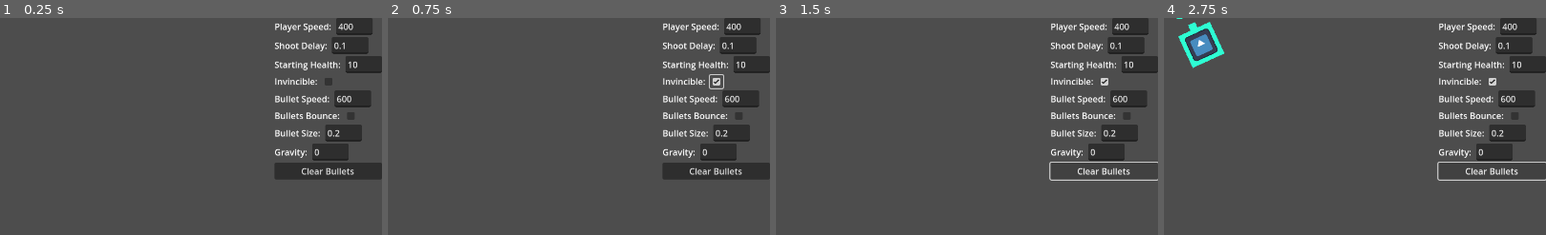
Above: before the commit, frames 1-4 (left to right).
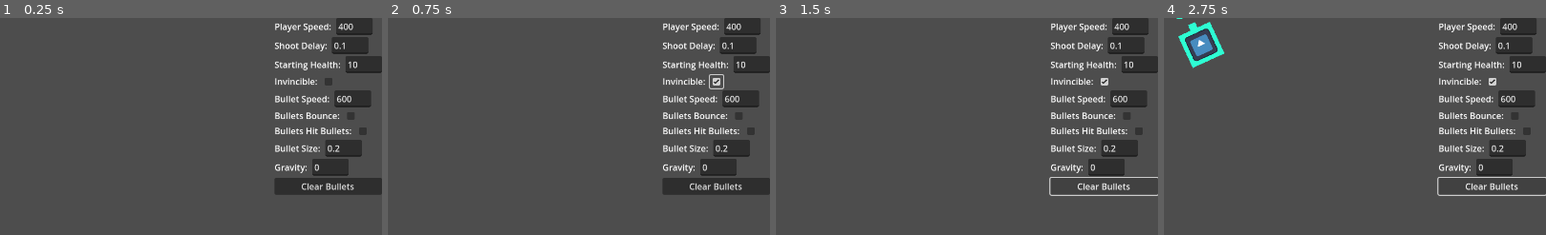
Above: after the commit, the same moments.

Repository: lukemcneil/godot-shooter-game
Game: Godot game, scene res://main.tscn
Same seed, same stepped clock (60 frames per second), same inputs: the game is played once before the commit and once after it. The engine's default icon, where the game draws it, is replaced by a stand-in: a white triangle on a blue panel in a dark square.
Inputs (mouse positions are % of the whole screen's width and height, from its top left):
- Up to frame 1 (0.25 s): no input
- Up to frame 2 (0.75 s): click (93, 15) at 0.5 s
- Up to frame 3 (1.5 s): click "Clear Bullets" at 1.25 s
- Up to frame 4 (2.75 s): tap Enter at 2 s; hold D (move_right) from 2.03 s (still down); tap C (change_color) at 2.1 s
The pictures show only the part of the screen within x 50-100%, y 0-50%; the shares and areas given below are measured in that part.

The runs differ from the first frame. In frame 1, 5.4% of the frame differs, in the area x 72-100%, y 49-82%; in frame 2, 5.4%; in frame 3, 3.4%; in frame 4, 3.4%.

Commit message:
make bullets not collide and smooth rotation

Diff:
--- a/bullet.gd
+++ b/bullet.gd
@@ -2,7 +2,7 @@
 var speed: int
 var player: int
 
-func init(start_position: Vector2, start_rotation: float, color: Color, player_number: int, speed: int, size: float, gravity: float):
+func init(start_position: Vector2, start_rotation: float, color: Color, player_number: int, speed: int, size: float, gravity: float, bullets_hit_bullets: bool):
 	position = start_position
 	rotation = start_rotation
 	var velocity = Vector2(speed, 0.0)
@@ -14,9 +14,26 @@
 		node.scale = Vector2(size, size)
 	gravity_scale = gravity
 	SettingsManager.set_bullets_gravity.connect(set_bullets_gravity)
+	if bullets_hit_bullets:
+		collision_mask = enable_bit(1, collision_mask)
+	else:
+		collision_mask = disable_bit(1, collision_mask)
+	SettingsManager.toggle_bullets_hit_bullets.connect(toggle_bullets_hit_bullets)
+
+func enable_bit(mask: int, index: int) -> int:
+	return mask | (1 << index)
+
+func disable_bit(mask: int, index: int) -> int:
+	return mask & ~(1 << index)
 
 func _on_visible_on_screen_notifier_2d_screen_exited():
 	queue_free()
 
 func set_bullets_gravity(value):
 	gravity_scale = value
+
+func toggle_bullets_hit_bullets(value):
+	if value:
+		collision_mask = enable_bit(1, collision_mask)
+	else:
+		collision_mask = disable_bit(1, collision_mask)
--- a/bullet.tscn
+++ b/bullet.tscn
@@ -12,7 +12,6 @@
 
 [node name="Bullet" type="RigidBody2D" groups=["bullets"]]
 collision_layer = 2
-collision_mask = 3
 physics_material_override = SubResource("PhysicsMaterial_oouwr")
 gravity_scale = 0.0
 script = ExtResource("1_utgbp")
--- a/main.gd
+++ b/main.gd
@@ -49,6 +49,6 @@
 
 func toggle_bullets_bounce(value):
 	if value:
-		$Walls.collision_layer = enable_bit($Walls.collision_layer, 1)
+		$Walls.collision_layer = enable_bit($Walls.collision_layer, 0)
 	else:
-		$Walls.collision_layer = disable_bit($Walls.collision_layer, 1)
+		$Walls.collision_layer = disable_bit($Walls.collision_layer, 0)
--- a/player.gd
+++ b/player.gd
@@ -9,6 +9,7 @@
 var bullet_speed: int
 var bullet_size: float
 var gravity: float
+var bullets_hit_bullets: bool
 var color: Color
 var health
 
@@ -43,6 +44,7 @@
 	bullet_speed = SettingsManager.bullet_speed
 	bullet_size = SettingsManager.bullet_size
 	gravity = SettingsManager.gravity
+	bullets_hit_bullets = SettingsManager.bullets_hit_bullets
 
 func _process(delta):
 	var move = input.get_vector("move_left", "move_right", "move_up", "move_down")
@@ -51,7 +53,28 @@
 
 	var look: Vector2 = input.get_vector("look_left", "look_right", "look_up", "look_down")
 	if !look.is_zero_approx():
-		rotation = look.angle()
+		# Calculate the difference between current and target rotations
+		var rotation_difference = rotation - look.angle() + PI
+
+		var max_rotation = 10*delta
+
+		# Normalize the rotation difference to be within -π to π radians
+		if rotation_difference > PI:
+			rotation_difference -= 2 * PI
+		elif rotation_difference < -PI:
+			rotation_difference += 2 * PI
+
+		# Ensure the rotation stays within the maximum limit
+		if rotation_difference > max_rotation:
+			rotation_difference = max_rotation
+		elif rotation_difference < -max_rotation:
+			rotation_difference = -max_rotation
+		else:
+			rotation = look.angle()
+			return
+
+		# Calculate the new rotation after limiting
+		rotation += rotation_difference
 
 	# let the player leave by pressing the "join" button
 	if input.is_action_just_pressed("join"):
@@ -72,7 +95,7 @@
 
 func _on_shoot_timer_timeout():
 	var bullet = bullet_scene.instantiate()
-	bullet.init($BulletSpawnMarker.global_position, rotation, color, player, bullet_speed, bullet_size, gravity)
+	bullet.init($BulletSpawnMarker.global_position, rotation, color, player, bullet_speed, bullet_size, gravity, bullets_hit_bullets)
 	get_parent().add_child(bullet)
 
 func _on_player_hit_box_body_entered(body):
--- a/settings_manager.gd
+++ b/settings_manager.gd
@@ -2,6 +2,7 @@
 
 signal settings_updated
 signal toggle_bullets_bounce(value)
+signal toggle_bullets_hit_bullets(value)
 signal set_bullets_gravity(value)
 
 @export var player_speed = 400
@@ -10,6 +11,7 @@
 @export var invincible = false
 @export var bullet_speed = 600
 @export var bullets_bounce = false
+@export var bullets_hit_bullets = false
 @export var bullet_size = 0.2
 @export var gravity = 0
 @export var colors = [
--- a/settings_window.gd
+++ b/settings_window.gd
@@ -47,3 +47,8 @@
 	SettingsManager.gravity = float(new_text)
 	SettingsManager.emit_signal("set_bullets_gravity", float(new_text))
 	SettingsManager.emit_signal("settings_updated")
+
+func _on_bullets_hit_bullets_check_box_toggled(button_pressed):
+	SettingsManager.bullets_hit_bullets = button_pressed
+	SettingsManager.emit_signal("toggle_bullets_hit_bullets", button_pressed)
+	SettingsManager.emit_signal("settings_updated")
--- a/settings_window.tscn
+++ b/settings_window.tscn
@@ -67,6 +67,16 @@
 [node name="CheckBox" type="CheckBox" parent="BulletsBounceContainer"]
 layout_mode = 2
 
+[node name="BulletsHitBulletsContainer" type="HBoxContainer" parent="."]
+layout_mode = 2
+
+[node name="Label" type="Label" parent="BulletsHitBulletsContainer"]
+layout_mode = 2
+text = "Bullets Hit Bullets: "
+
+[node name="CheckBox" type="CheckBox" parent="BulletsHitBulletsContainer"]
+layout_mode = 2
+
 [node name="BulletSizeContainer" type="HBoxContainer" parent="."]
 layout_mode = 2
 
@@ -97,6 +107,7 @@
 [connection signal="toggled" from="InvincibleContainer/CheckBox" to="." method="_on_invincible_check_box_toggled"]
 [connection signal="text_changed" from="BulletSpeedContainer/LineEdit" to="." method="_on_bullet_speed_line_edit_text_changed"]
 [connection signal="toggled" from="BulletsBounceContainer/CheckBox" to="." method="_on_bullets_bounce_check_box_toggled"]
+[connection signal="toggled" from="BulletsHitBulletsContainer/CheckBox" to="." method="_on_bullets_hit_bullets_check_box_toggled"]
 [connection signal="text_changed" from="BulletSizeContainer/LineEdit" to="." method="_on_bullet_size_line_edit_text_changed"]
 [connection signal="text_changed" from="GravityContainer/LineEdit" to="." method="_on_gravity_line_edit_text_changed"]
 [connection signal="pressed" from="ClearBulletsButton" to="." method="_on_clear_bullets_button_pressed"]
